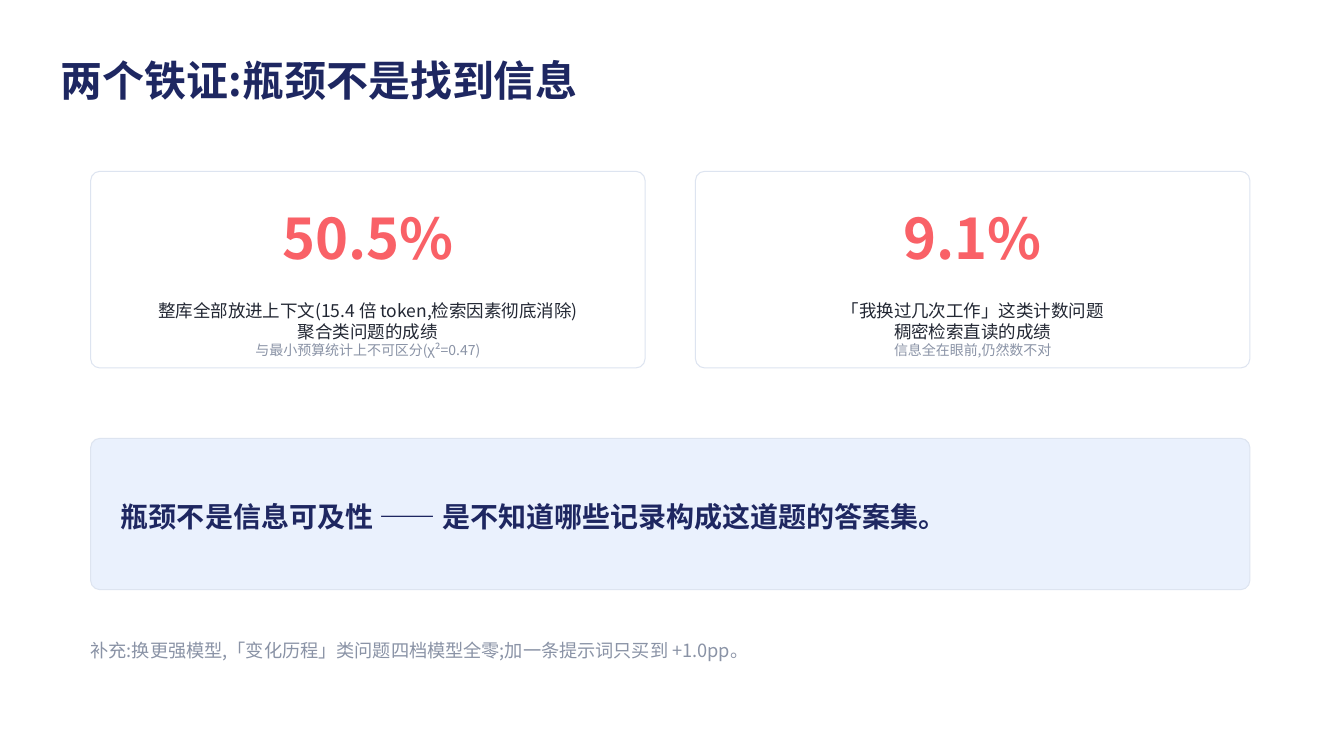
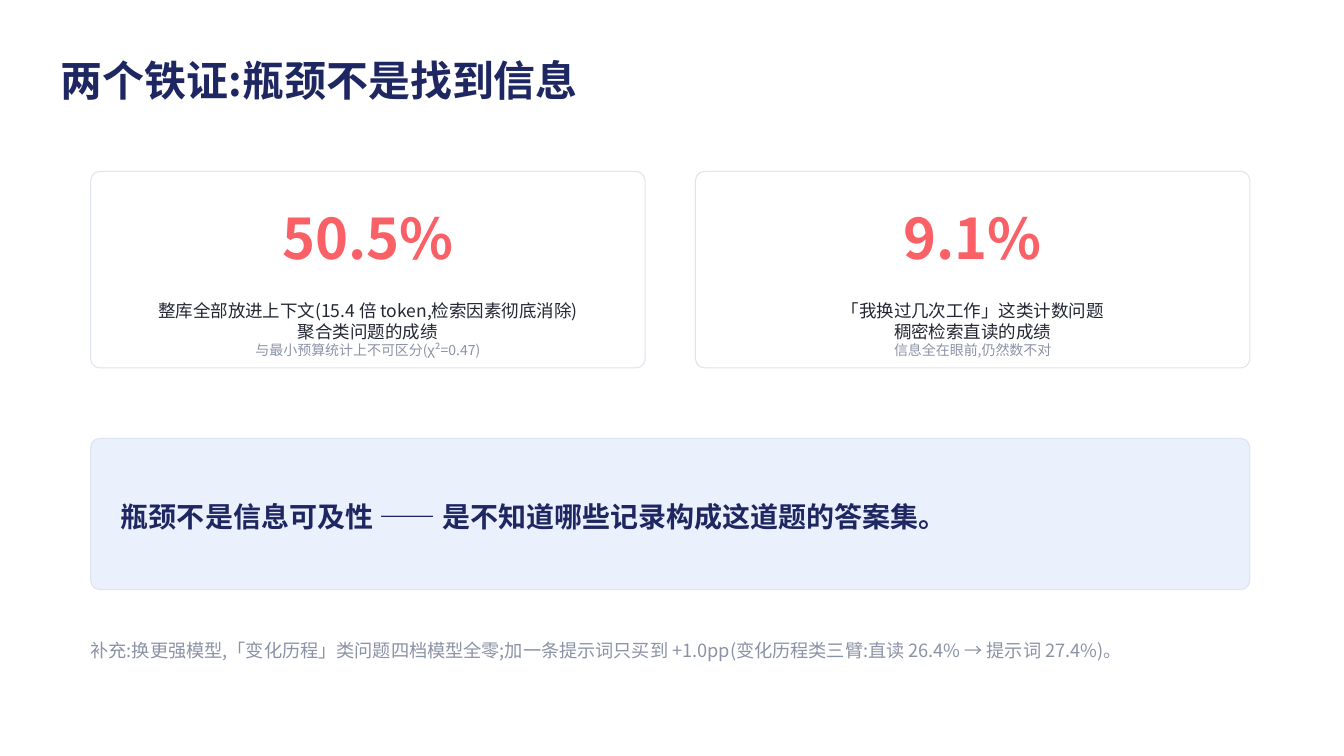
Before and after one commit to jeremyz12/qvf_withcontroller, a slide deck: slide 3 of study_logs/QVF_report_20260820.pptx. Drawn at 1344x756 pixels with LibreOffice and Linux fonts; fonts in the diff are those of the drawing. Boxes give left, top, right and bottom in pixels: in the first picture for what was removed or moved away, otherwise in the second. Text is boxed around its words. In the diff, an @@ line names an element or a change of style, - is before the commit and + after.

```diff
--- a/study_logs/QVF_report_20260820.pptx
+++ b/study_logs/QVF_report_20260820.pptx
@@ text at (91, 641, 1121, 661): text changed @@
-补充:换更强模型,「变化历程」类问题四档模型全零;加一条提示词只买到 +1.0pp。
+补充:换更强模型,「变化历程」类问题四档模型全零;加一条提示词只买到 +1.0pp(变化历程类三臂:直读 26.4% → 提示词 27.4%)。
```
Also in this commit, not shown: 5 other slides changed, 1 other file.
